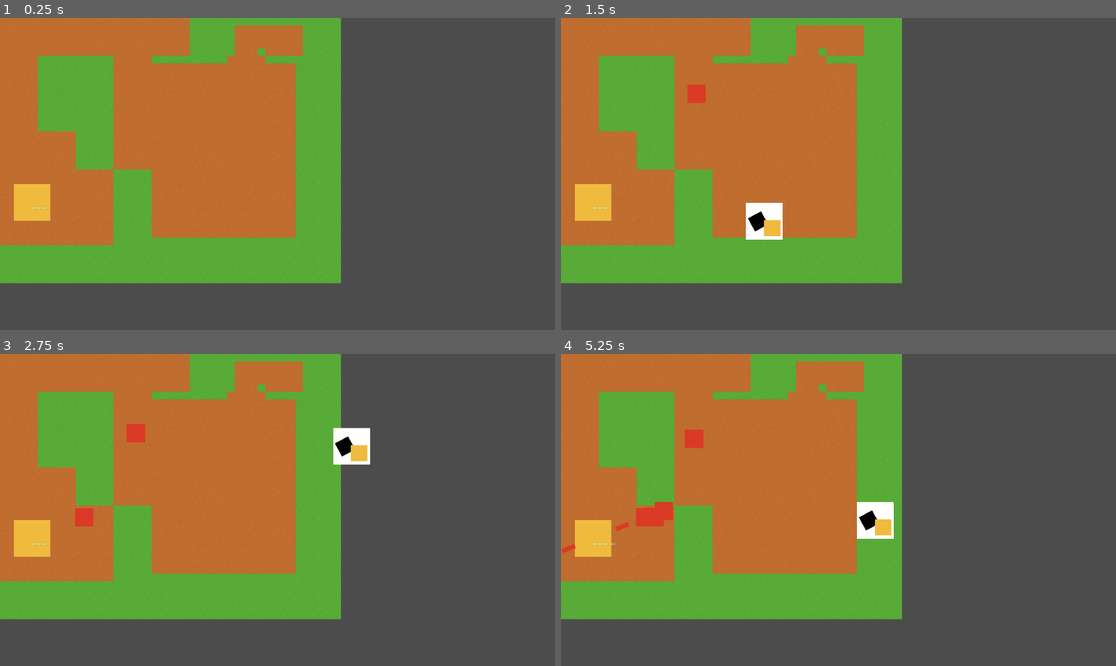
Above: before the commit, frames 1-4 (two rows, left to right).
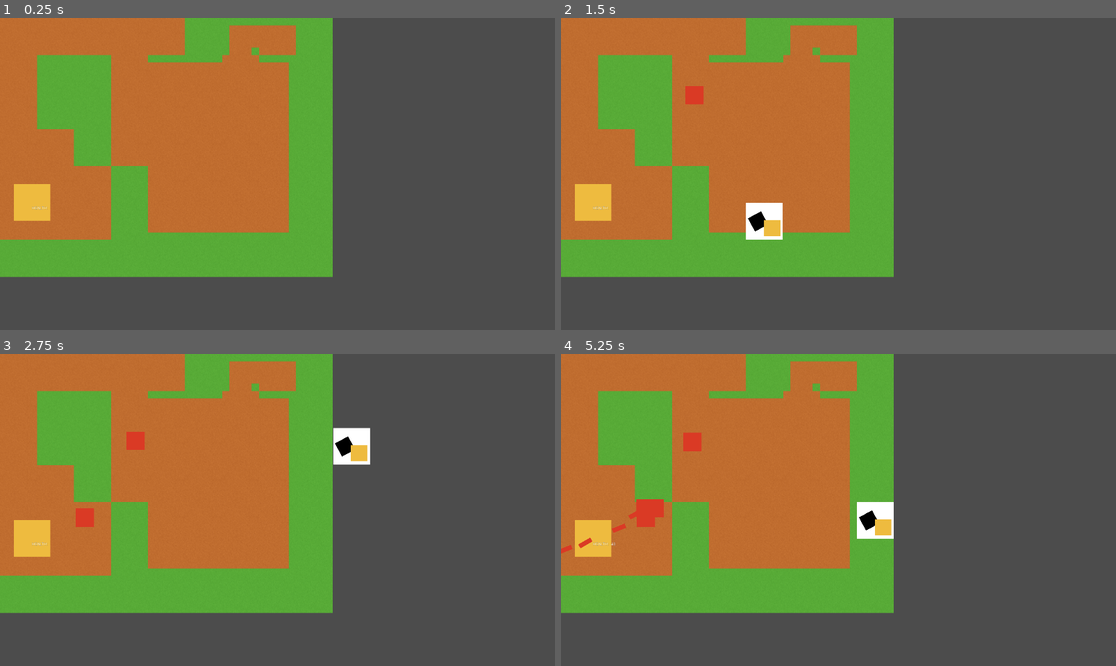
Above: after the commit, the same moments.

Repository: quantum-defence/quantum-defence
Game: Godot game, scene res://src/map/Map.tscn
Same seed, same stepped clock (60 frames per second), same inputs: the game is played once before the commit and once after it.
Inputs (mouse positions are in pixels of both pictures, inside the frame that each line leads up to):
- Up to frame 1 (0.25 s): no input
- Up to frame 2 (1.5 s): tap Enter at 0.5 s; move the mouse to (960, 158) at 0.52 s; click (960, 158) at 0.67 s; tap Space at 1.25 s; move the mouse to (727, 189) at 1.27 s; click (727, 189) at 1.42 s
- Up to frame 3 (2.75 s): move the mouse to (333, 441) at 2.02 s; click (333, 441) at 2.17 s
- Up to frame 4 (5.25 s): move the mouse to (810, 572) at 2.77 s; click (810, 572) at 2.92 s; move the mouse to (1005, 556) at 3.52 s; click (1005, 556) at 3.67 s; move the mouse to (672, 463) at 4.27 s; click (672, 463) at 4.42 s; move the mouse to (866, 510) at 5.02 s; click (866, 510) at 5.17 s

The runs differ from the first frame. In frame 1, 5.5% of the frame differs, in the area x 0-62%, y 0-86%; in frame 2, 5.4%; in frame 3, 5.5%; in frame 4, 5.9%.

Commit message:
Fix game tile issue

Diff:
--- a/game/src/map/Map.tscn
+++ b/game/src/map/Map.tscn
@@ -361,7 +361,6 @@
 [node name="Navigator" type="Navigation2D" parent="."]
 
 [node name="TileMap" type="TileMap" parent="Navigator"]
-scale = Vector2( 1.024, 1.024 )
 tile_set = SubResource( 20 )
 format = 1
 tile_data = PoolIntArray( 0, 0, 0, 2, 0, 0, 4, 0, 0, 6, 0, 0, 8, 0, 0, 10, 1, 0, 12, 14, 0, 14, 2, 0, 16, 1, 0, 131072, …(763 unchanged characters)…
@@ -375,4 +374,4 @@
 position = Vector2( 110.948, 638.687 )
 
 [node name="Selector" parent="." instance=ExtResource( 5 )]
-position = Vector2( -166, -167 )
+position = Vector2( -180.138, 0.573608 )
